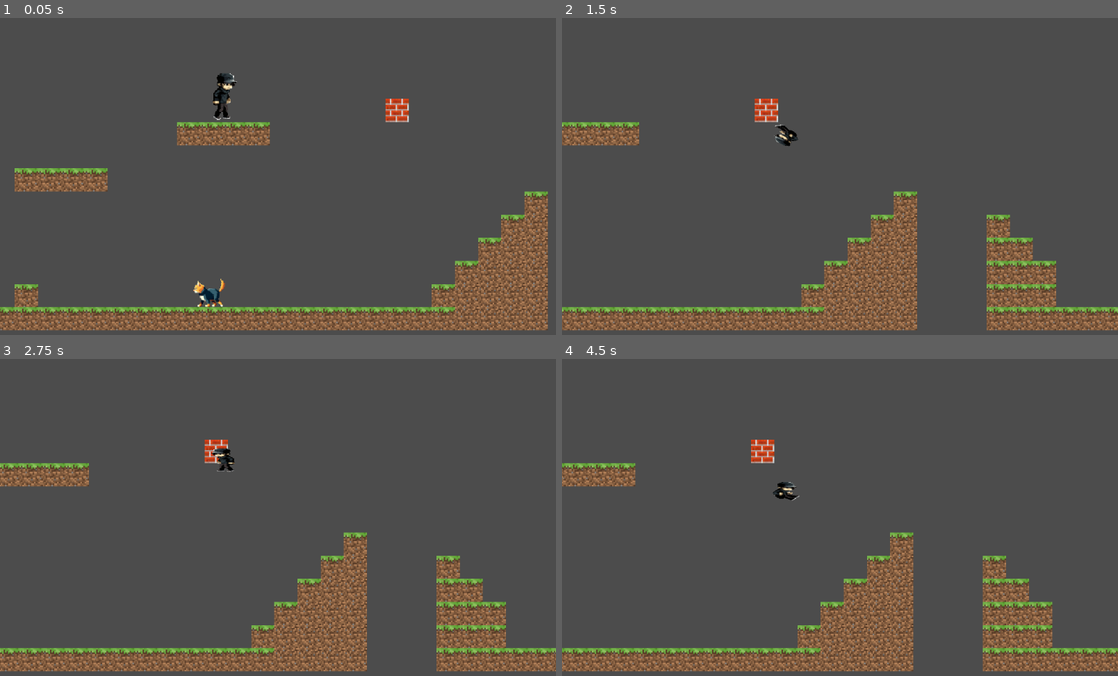
Above: before the commit, frames 1-4 (two rows, left to right).
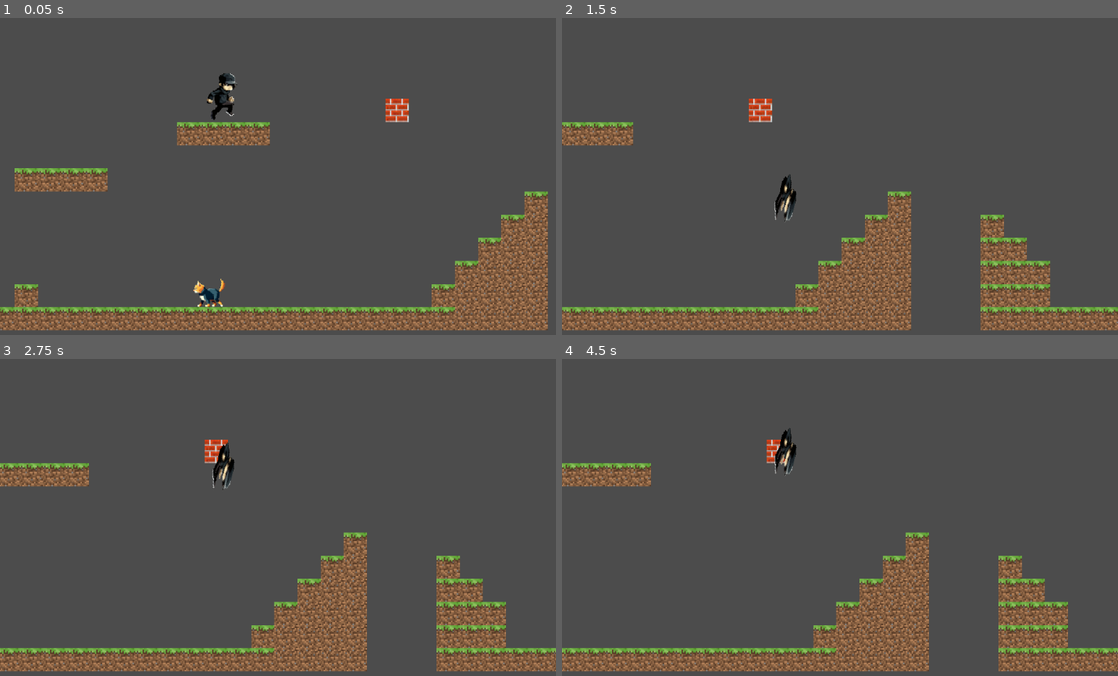
Above: after the commit, the same moments.

Repository: Filippo2903/super-b
Game: Godot game, scene res://super_b.tscn
The game is run twice, just before and just after one commit, with the same random seed, the same clock (stepped at 60 frames per second) and the same inputs.
Inputs:
- Up to frame 1 (0.05 s): no input
- Up to frame 2 (1.5 s): hold R 0.53-1.28 s; hold Right (ui_right) from 0.53 s (still down); tap Space (ui_select) at 0.77 s; tap Shift (shift) at 1.35 s
- Up to frame 3 (2.75 s): tap Space (ui_select) at 1.52 s; tap R at 1.55 s; release Right (ui_right) at 2.03 s; hold Left (ui_left) from 2.03 s (still down); hold R from 2.03 s (still down)
- Up to frame 4 (4.5 s): tap Enter at 2.75 s; release Left (ui_left) at 2.78 s; release R at 2.78 s; hold Right (ui_right) 2.78-4.28 s; tap R at 2.85, 4.35 s; tap Space (ui_select) at 3.02, 3.77, 4.25 s; hold R 3.53-4.28 s; tap Shift (shift) at 3.6 s; hold Left (ui_left) from 4.28 s (still down)

The runs differ from the first frame. In frame 1, 0.3% of the frame differs, in the area x 37-43%, y 17-33%; in frame 2, 9.5%; in frame 3, 0.3%; in frame 4, 11%, in the area x 0-100%, y 21-99%.

Commit message:
gatto status

Diff:
--- a/AnimatedSprite.gd
+++ /dev/null
@@ -1,16 +0,0 @@
-extends AnimatedSprite
-
-
-# Declare member variables here. Examples:
-# var a = 2
-# var b = "text"
-
-
-# Called when the node enters the scene tree for the first time.
-func _ready():
-	pass # Replace with function body.
-
-
-# Called every frame. 'delta' is the elapsed time since the previous frame.
-#func _process(delta):
-#	pass
--- a/Marta.gd
+++ b/Marta.gd
@@ -1,35 +1,90 @@
 extends KinematicBody2D
 
-var SPEED = 150
+const GRAVITY = 3900
+
+const Speed = {
+	STEADY = 0,
+	WALK = 150,
+	ROLL = 800
+}
 
 const Direction = {
-	STEADY = 0,
 	LEFT = -1,
 	RIGHT = 1
 }
 
-var velocity = Vector2.ZERO
-var direction = Direction.LEFT
+const Status = {
+	NORMAL = 2,
+	STEADY = 1,
+	ROLLING = 0
+}
 
 onready var animation = $AnimatedSprite
 
+var status = Status.NORMAL
+var direction = Direction.LEFT
+var velocity = Vector2.ZERO
+
+var speed = Speed.WALK
+
+
 func _ready():
 	animation.play("walk")
+	status = Status.NORMAL
+	change_status()
 
 func _on_SideCollision_body_entered(body):
-	body.status_down()
+	if body.name != "Player":
+		return
+
+	if status != Status.STEADY:
+		body.hit()
+	else:
+		if body.position.x < position.x:
+			direction = 1
+		else:
+			direction = -1
+		hit()
 
 func _on_TopCollision_body_entered(body):
-	die()
+	if body.name != "Player":
+		return
 
-func die():
-	SPEED = 0
+	body.rebound = true
+	hit()
+
+func change_status():
+	match status:
+		Status.NORMAL:
+			speed = Speed.WALK
+		Status.STEADY:
+			speed = Speed.STEADY
+		Status.ROLLING:
+			speed = Speed.ROLL
+
+func hit():
+	if status == Status.ROLLING:
+		status += 1
+	else:
+		status -= 1
+
+	change_status()
+
+func animate():
+	animation.flip_h = direction == 1
+	if status == Status.NORMAL:
+		animation.play("walk")
+	else:
+		animation.play("roll")
+
+func move(delta):
+	if is_on_wall():
+		direction *= -1
+
+	velocity.x = speed * direction
+	velocity.y += GRAVITY * delta
+	velocity = move_and_slide(velocity, Vector2.UP)
 
 func _process(delta):
-
-	if is_on_wall():
-		direction *= -1
-		animation.flip_h = direction == 1
-
-	velocity.x = SPEED * direction
-	velocity = move_and_slide(velocity, Vector2.UP)
+	move(delta)
+	animate()
--- a/Marta.tscn
+++ b/Marta.tscn
@@ -7,6 +7,11 @@
 
 [sub_resource type="SpriteFrames" id=1]
 animations = [ {
+"frames": [ ExtResource( 3 ), null ],
+"loop": true,
+"name": "roll",
+"speed": 5.0
+}, {
 "frames": [ ExtResource( 2 ), ExtResource( 3 ), ExtResource( 1 ), ExtResource( 3 ) ],
 "loop": true,
 "name": "walk",
@@ -25,7 +30,7 @@
 b = Vector2( 30, 61 )
 
 [sub_resource type="RectangleShape2D" id=5]
-extents = Vector2( 31, 0.921875 )
+extents = Vector2( 32, 0.921875 )
 
 [node name="Marta" type="KinematicBody2D"]
 collision_layer = 0
@@ -36,7 +41,7 @@
 position = Vector2( 2, -6 )
 scale = Vector2( 0.2, 0.2 )
 frames = SubResource( 1 )
-animation = "walk"
+animation = "roll"
 
 [node name="CollisionShape2D" type="CollisionShape2D" parent="."]
 shape = SubResource( 2 )
@@ -58,7 +63,7 @@
 position = Vector2( 0, -33 )
 
 [node name="CollisionShape2D" type="CollisionShape2D" parent="TopCollision"]
-position = Vector2( 0, -1 )
+position = Vector2( 0, -3 )
 shape = SubResource( 5 )
 
 [connection signal="body_entered" from="SideCollision" to="." method="_on_SideCollision_body_entered"]
--- a/Player.gd
+++ b/Player.gd
@@ -2,9 +2,10 @@
 
 const GRAVITY = 3900
 
-const WALK_SPEED = 500
+const WALK_SPEED = 650
+const JUMP_SPEED = 1500
 const GROUND_POUND_SPEED = 1300
-const JUMP_SPEED = 1500
+const REBOUND_SPEED = 800
 
 const Direction = {
 	STEADY = 0,
@@ -13,22 +14,24 @@
 }
 
 const Status = {
-	DEAD = 0,
+	POWER_UP = 3,
+	NORMAL = 2,
 	SMALL = 1,
-	BIG = 2,
-	POWER_UP = 3
+	DEAD = 0
 }
 
 onready var animation = $AnimatedSprite
 onready var hitbox = $CollisionShape2D
 
-var status = Status.SMALL
+var status
 var direction = Direction.STEADY
 var velocity = Vector2.ZERO
 
 var jumping = false
 var ground_pound = false
 var ground_pound_pause = 0
+var rebound = false
+var rebound_pause = 0
 
 
 func animate():
@@ -39,7 +42,7 @@
 		animation.animation = "ground_pound"
 		animation.stop()
 
-	elif jumping:
+	elif not is_on_floor():
 		animation.animation = "jump"
 		animation.stop()
 
@@ -66,10 +69,12 @@
 	if ground_pound:
 		# wait some time before going down
 		ground_pound_pause += delta
+		if ground_pound_pause < 105 * delta: #15
+			#animation.rotate(0.447)
+			if ground_pound_pause == delta:
+				animation.rotate(90)
+			return
 
-		if ground_pound_pause < 15 * delta:
-			animation.rotate(0.447)
-			return
 		animation.rotation = 0
 		velocity.x = 0
 		velocity.y = GROUND_POUND_SPEED
@@ -88,52 +93,55 @@
 		velocity.y = lerp(velocity.y, 0, 0.4)
 
 	velocity.x = lerp(velocity.x, WALK_SPEED * direction, 0.1)
+
+	if rebound:
+		rebound_pause += delta
+		if rebound_pause < 2 * delta:
+			velocity.x = 0
+			velocity.y = -REBOUND_SPEED
+		else:
+			rebound = false
+			rebound_pause = 0
+		move_and_slide(velocity, Vector2.UP)
+		return
+
 	velocity = move_and_slide(velocity, Vector2.UP)
 
-func status_switch():
-	print("cazz")
-	match(status):
+func hit():
+	status_down()
+
+
+func status_down():
+	if status > Status.DEAD:
+		status -= 1
+	match_status()
+
+func status_up():
+	if status < Status.POWER_UP:
+		status += 1
+	match_status()
+
+func match_status():
+	match status:
 		Status.POWER_UP:
 			scale.y = 2
-			return
-		Status.BIG:
+		Status.NORMAL:
 			scale.y = 2
-			return
 		Status.SMALL:
 			scale.y = 1
-			return
 		Status.DEAD:
-			print("caz1sdz")
 			respawn()
 
 func respawn():
 	position.x = 500
 	position.y = -500
-	scale.y = 1
-
-
-func status_down():
-
-	if status > Status.DEAD:
-		status -= 1
-	status_switch()
-
-
-func status_up():
-	if status < Status.POWER_UP:
-		status +=1
-	status_switch()
-
-func debug_reset():
-	if Input.is_key_pressed(KEY_R):
-		respawn()
+	#scale.y = 1
 
 
 func _ready():
 	# DEBUG
-	status = Status.BIG
-
-	status_switch()
+	status = Status.NORMAL
+	match_status()
 
 func _physics_process(delta):
 	velocity.y += GRAVITY * delta
@@ -142,3 +150,9 @@
 	move(delta)
 	animate()
 	debug_reset()
+
+func debug_reset():
+	if Input.is_key_pressed(KEY_R):
+		status = Status.NORMAL
+		match_status()
+		respawn()
Binary file added: background/Nature_background.png
Not shown, added: background/Nature_background.png.import
